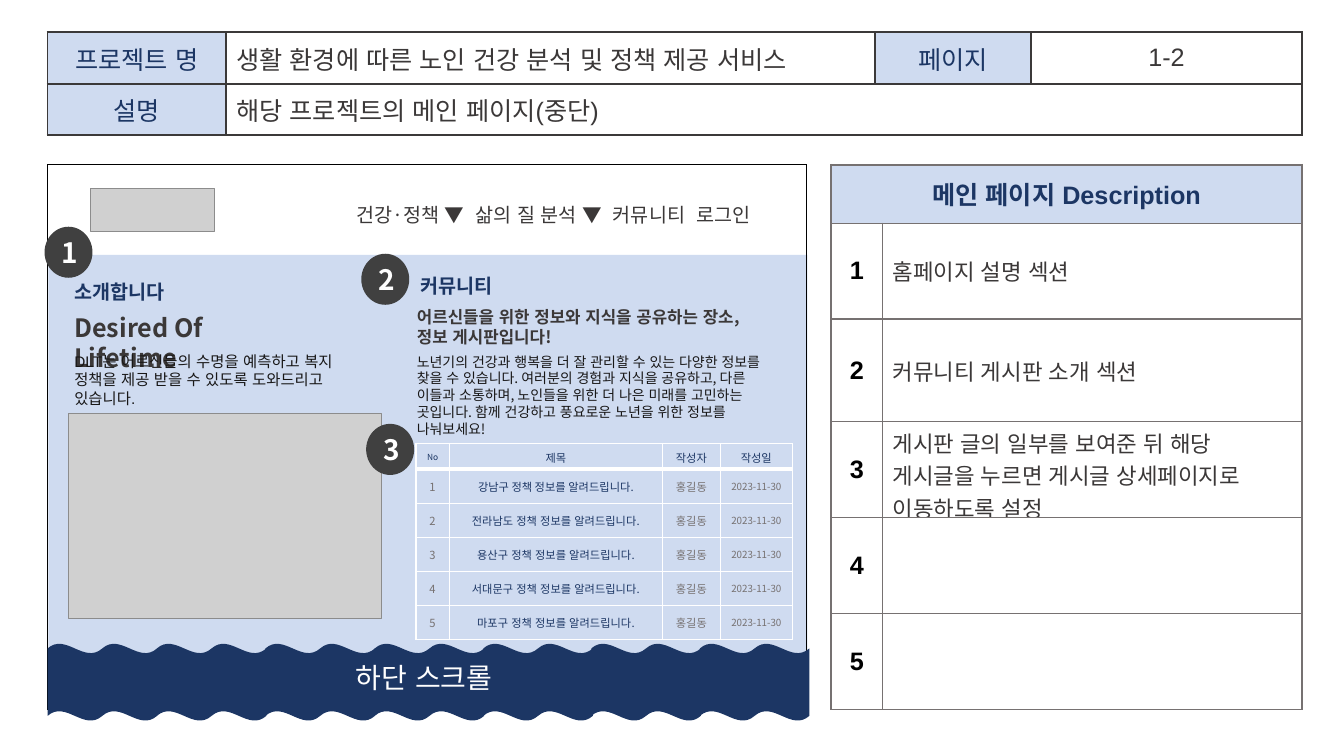
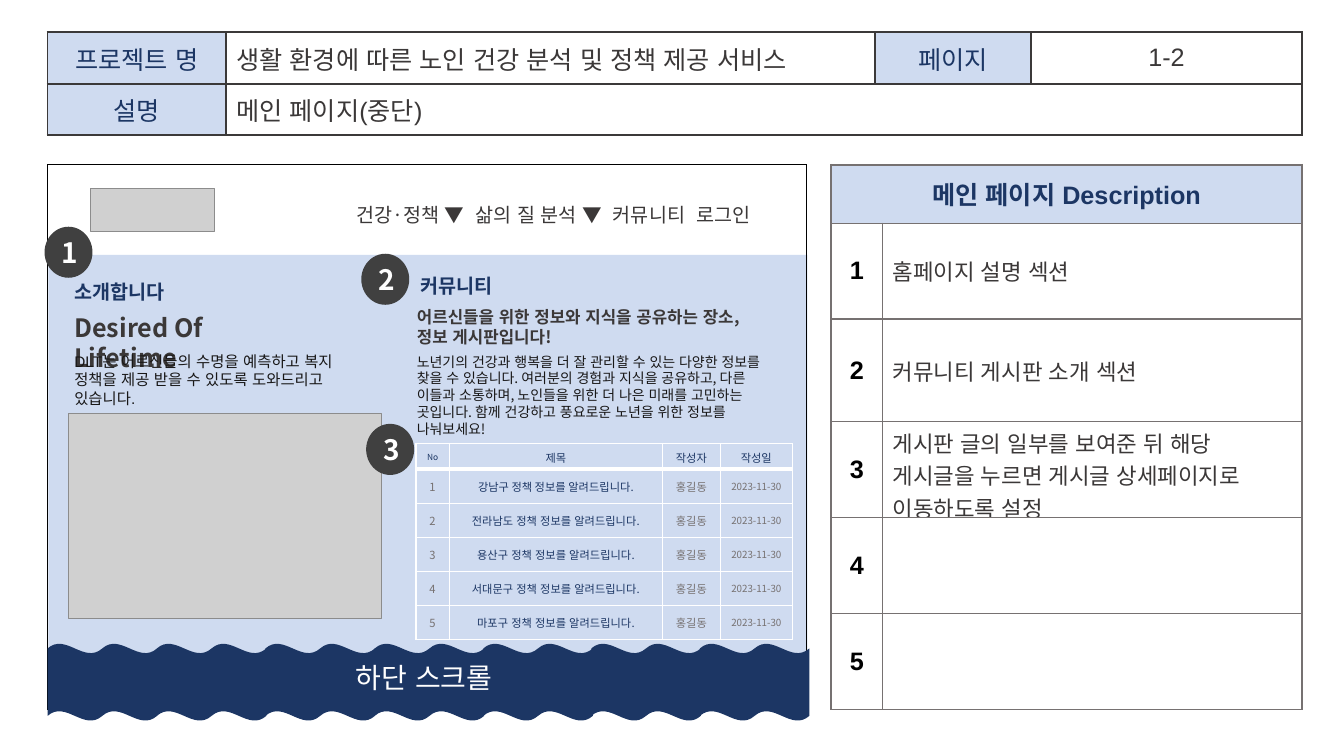
Before and after one commit to p1p2p1/Project_DLT, a slide deck: slide 7 of project_1/4. 화면설계서/2조_화면설계서_V0.7.pptx. Drawn at 1344x756 pixels with LibreOffice and Linux fonts; fonts in the diff are those of the drawing; grey boxes stand for pictures. Boxes give left, top, right and bottom in pixels: in the first picture for what was removed or moved away, otherwise in the second. Text is boxed around its words. In the diff, an @@ line names an element or a change of style, - is before the commit and + after.

```diff
--- a/project_1/4. 화면설계서/2조_화면설계서_V0.7.pptx
+++ b/project_1/4. 화면설계서/2조_화면설계서_V0.7.pptx
@@ table at (x1=47, y1=32, x2=1303, y2=135) @@
-row 2, column 2: 해당 프로젝트의 메인 페이지(중단)
+row 2, column 2: 메인 페이지(중단)
```
Also in this commit, not shown: 15 other slides changed.
